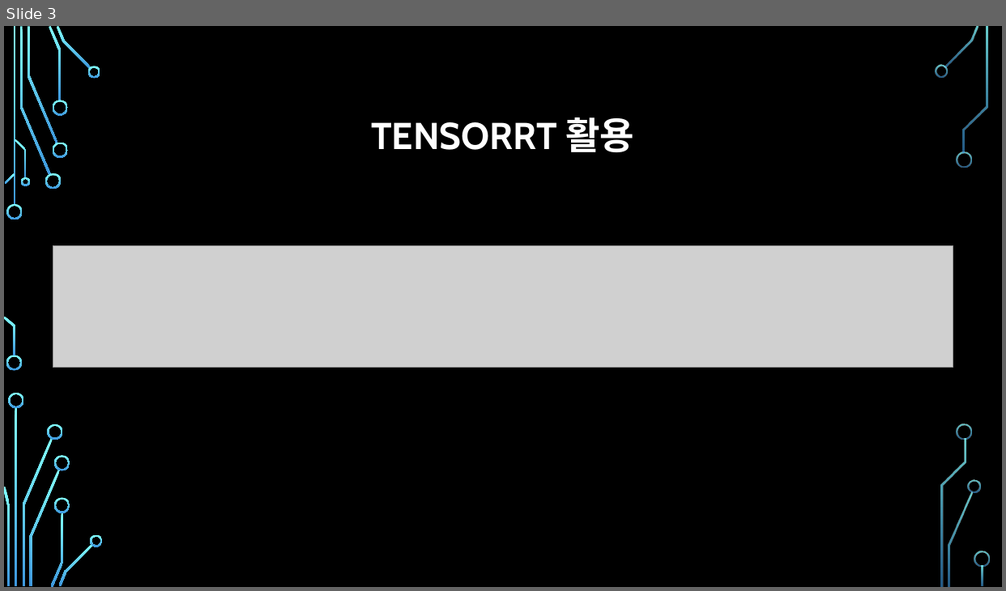
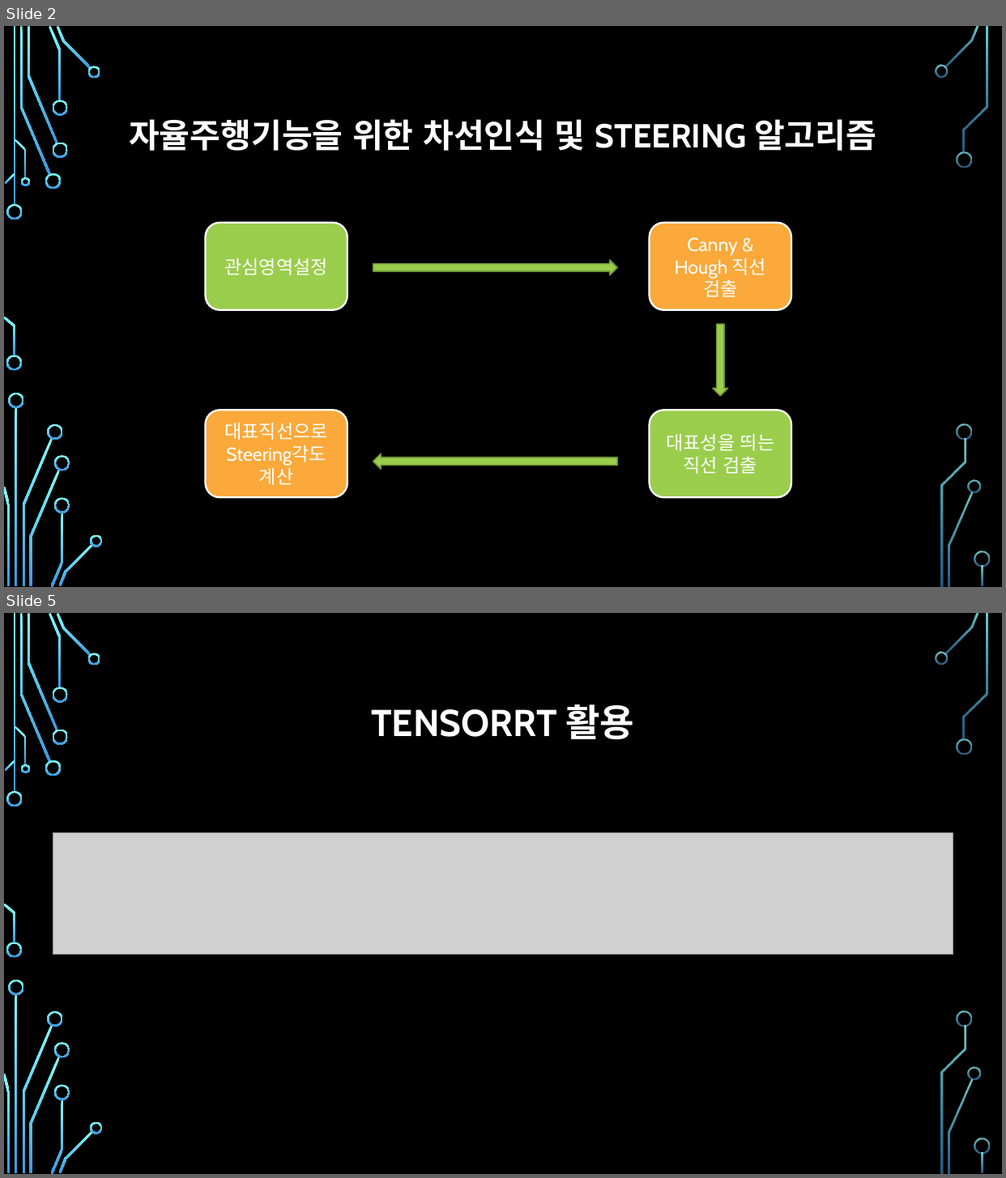
Before and after one commit to dlwnstjr2004/EskerJuneA, a slide deck: report/4조 3주차/VLSI 졸업작품 4조 발표 ppt 03.pptx. Shown one above the other, each under a label of ours: slide 3 before the commit, slides 2 and 5 after it; the slides between them are not shown. The pictures are 1006x591 and 1006x1178 pixels, drawn with LibreOffice and Linux fonts; fonts in the diff are those of the drawing; grey boxes stand for pictures; background and template pictures are left out. Boxes give left, top, right and bottom in pixels: in the first picture for what was removed or moved away, otherwise in the second. Text is boxed around its words. In the diff, an @@ line names an element or a change of style, - is before the commit and + after.

```diff
--- a/report/4조 3주차/VLSI 졸업작품 4조 발표 ppt 03.pptx
+++ b/report/4조 3주차/VLSI 졸업작품 4조 발표 ppt 03.pptx
@@ slide 2 added at (4,26,1002,587), background picture (left out); not listed: 36 template elements that a slide beside it also shows @@
@@ title added at (129,119,876,151), 32 pt, text #FFFFFF, bold @@
+자율주행기능을 위한 차선인식 및 STEERING 알고리즘
@@ rounded rectangle added at (206,223,347,310), fill #9ACD4C, outline #FFFFFF 1.75 pt, 18 pt, text #FFFFFF @@
+관심영역설정
@@ rounded rectangle added at (650,223,791,310), fill #FAA93A, outline #FFFFFF 1.75 pt, 18 pt, text #FFFFFF @@
+Canny & Hough 직선 검출
@@ right arrow added at (373,260,617,275), fill #9ACD4C, outline #729838 1.25 pt @@
@@ right arrow added at (713,324,728,396), fill #9ACD4C, outline #729838 1.25 pt @@
@@ rounded rectangle added at (206,410,347,497), fill #FAA93A, outline #FFFFFF 1.75 pt, 18 pt, text #FFFFFF @@
+대표직선으로 Steering각도 계산
@@ rounded rectangle added at (650,410,791,497), fill #9ACD4C, outline #FFFFFF 1.75 pt, 18 pt, text #FFFFFF @@
+대표성을 띄는 직선 검출
@@ right arrow added at (373,454,617,469), fill #9ACD4C, outline #729838 1.25 pt @@
@@ what was slide 3 is now slide 5 @@
```
Also in this commit, not shown: 2 slides changed, 1 other slide added.
